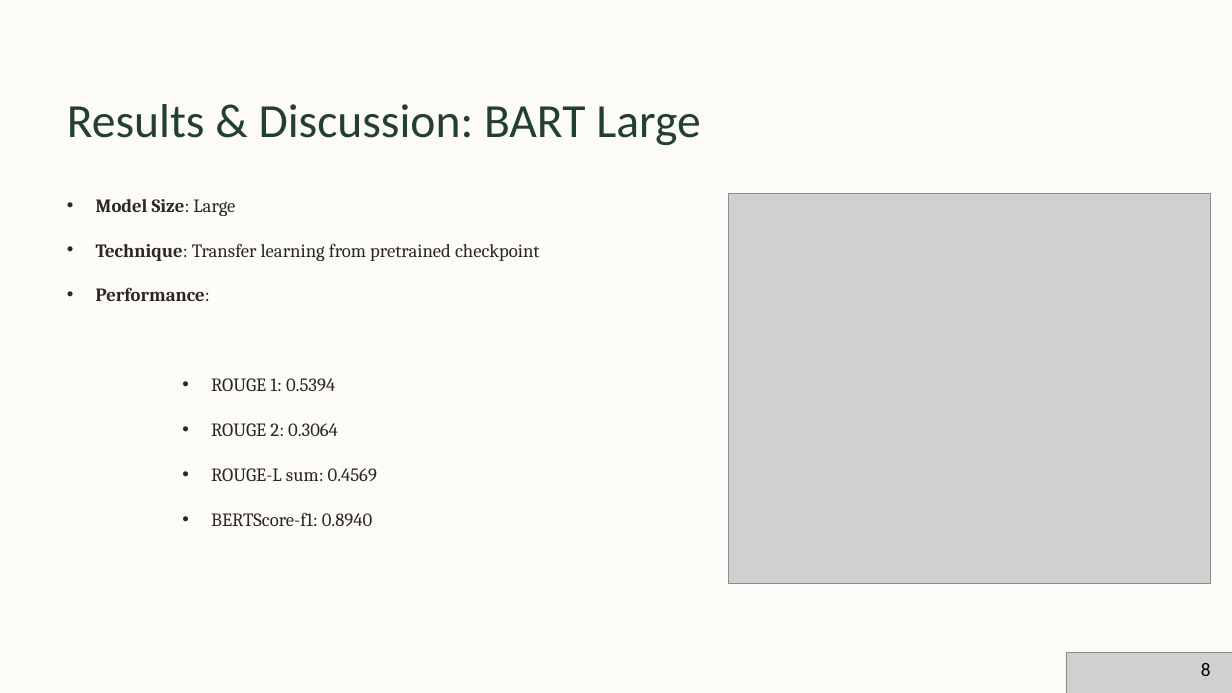
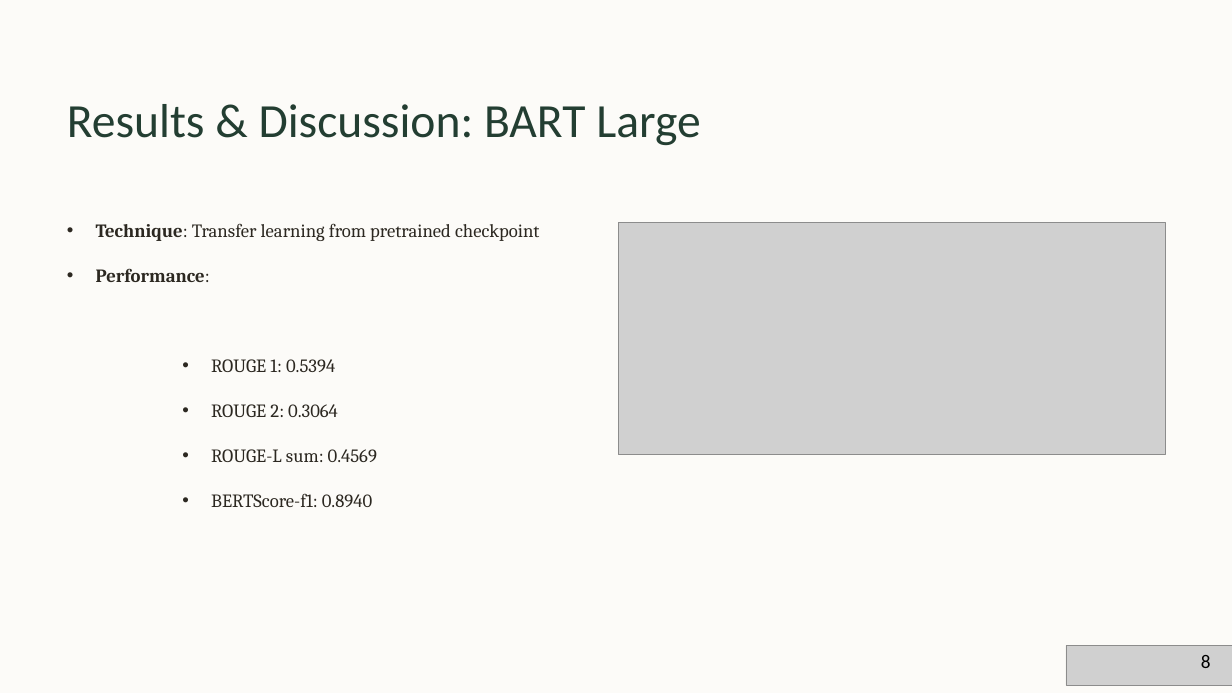
Before and after one commit to Elasfari/SOAP-Automated-Medical-Report-Generator, a slide deck: slide 9 of Presentation.pptx. Drawn at 1232x693 pixels with LibreOffice and Linux fonts; fonts in the diff are those of the drawing; grey boxes stand for pictures; background and template pictures are left out. Boxes give left, top, right and bottom in pixels: in the first picture for what was removed or moved away, otherwise in the second. Text is boxed around its words. In the diff, an @@ line names an element or a change of style, - is before the commit and + after.

```diff
--- a/Presentation.pptx
+++ b/Presentation.pptx
@@ text removed at <box>96,199,235,216</box> @@
-• Model Size: Large
@@ picture removed at <box>728,193,1210,583</box> @@
@@ picture added at <box>618,223,1166,454</box> @@
@@ 6 texts: place and size @@
-6 texts at <box>96,243,540,526</box>
+6 texts at <box>96,223,540,507</box>
@@ picture: place and size @@
-picture at <box>1066,653,1232,693</box>
+picture at <box>1066,645,1232,685</box>
@@ text "8": place and size @@
-text "8" at <box>1201,663,1211,676</box>
+text "8" at <box>1201,655,1211,668</box>
```
Also in this commit, not shown: 6 other slides changed.
